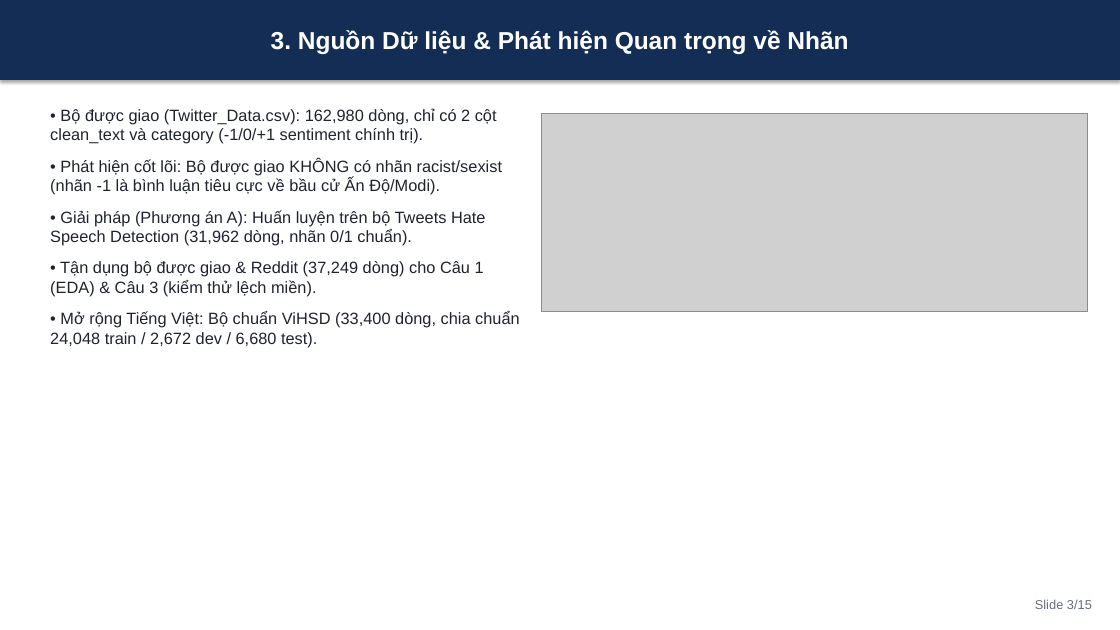
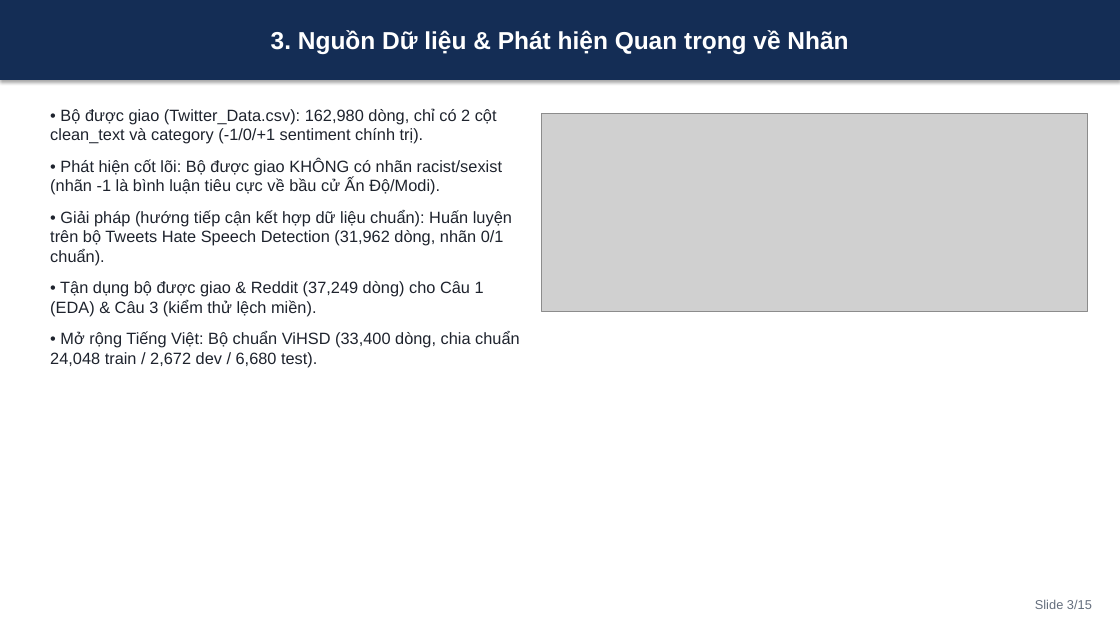
Before and after one commit to devtitcun888/duan-tweet-hate, a slide deck: slide 3 of reports/slides.pptx. Drawn at 1120x630 pixels with LibreOffice and Linux fonts; fonts in the diff are those of the drawing; grey boxes stand for pictures. Boxes give left, top, right and bottom in pixels: in the first picture for what was removed or moved away, otherwise in the second. Text is boxed around its words. In the diff, an @@ line names an element or a change of style, - is before the commit and + after.

```diff
--- a/reports/slides.pptx
+++ b/reports/slides.pptx
@@ text at (50,210,512,265): text changed @@
-• Giải pháp (Phương án A): Huấn luyện trên bộ Tweets Hate Speech Detection (31,962 dòng, nhãn 0/1 chuẩn).
+• Giải pháp (hướng tiếp cận kết hợp dữ liệu chuẩn): Huấn luyện trên bộ Tweets Hate Speech Detection (31,962 dòng, nhãn 0/1 chuẩn).
```
Also in this commit, not shown: 7 other slides changed, 26 other files.
